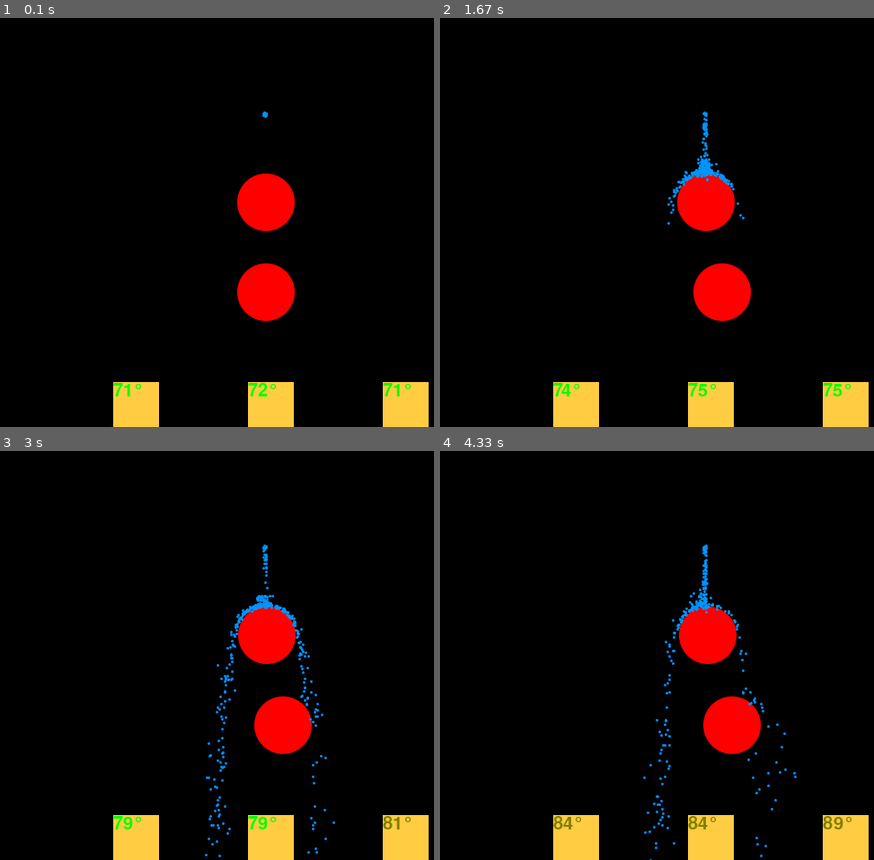
Above: before the commit, frames 1-4 (two rows, left to right).
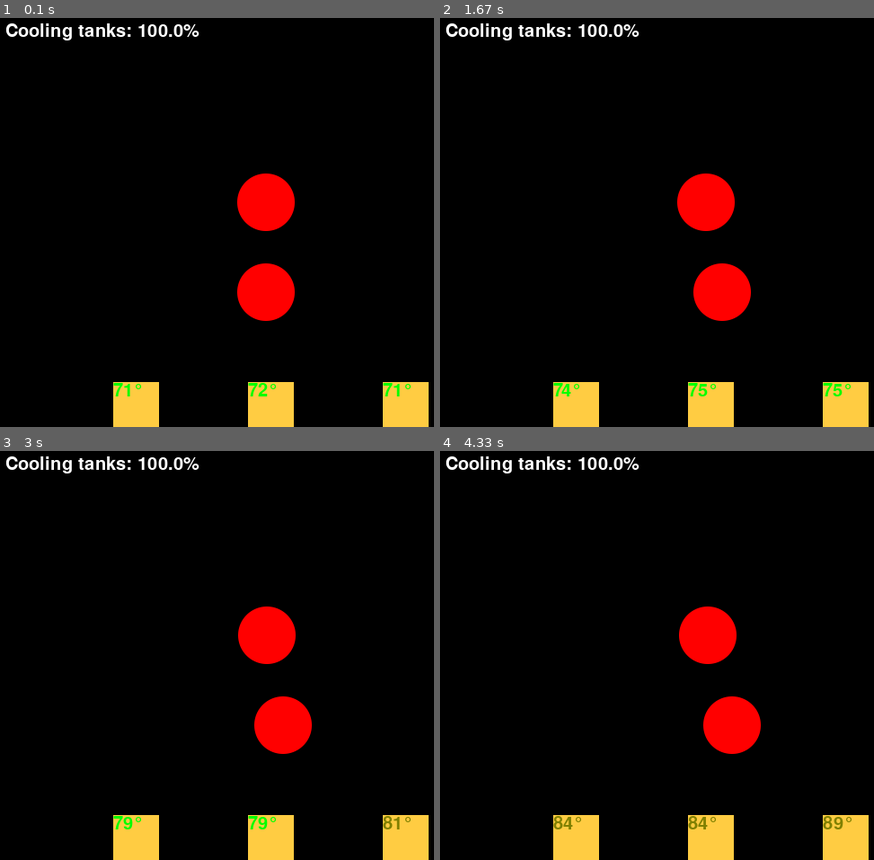
Above: after the commit, the same moments.

Repository: rkibria/Pygame-Community-Easter-Jam-2023
Game: pygame game, started from main.py
Same seed, same stepped clock (60 frames per second), same inputs: the game is played once before the commit and once after it.
Inputs:
- Up to frame 1 (0.1 s): no input
- Up to frame 2 (1.67 s): hold D 0.33-0.8 s; hold D 0.83-1.3 s; hold A from 1.33 s (still down)
- Up to frame 3 (3 s): release A at 1.87 s; hold A 1.9-2.3 s; tap E at 2.05 s; hold D 2.33-2.97 s
- Up to frame 4 (4.33 s): hold A 3-3.47 s; hold D 3.5-3.97 s; tap E at 3.65 s; hold D from 4 s (still down)

The runs differ from the first frame. In frame 1, 0.7% of the frame differs, in the area x 1-62%, y 1-25%; in frame 2, 1.2%; in frame 3, 1.7%, in the area x 1-78%, y 1-100%; in frame 4, 1.5%.

Commit message:
tank state

Diff:
--- a/main.py
+++ b/main.py
@@ -131,8 +131,10 @@
         "font": pg.font.Font(None, 30),
         "min_temp": min_temp,
         "max_temp": max_temp,
-        "temp_per_particle": 0.02,
-        "flow_rate": 0.02,
+        "temp_per_particle": 0.1,
+        "max_flow_rate": 0.02,
+        "reservoir": 1.0,
+        "flow_rate": 0.0,
         "flow_start": (320, 350),
         "target_x_range": (190, 450),
     }
@@ -180,6 +182,10 @@
 
 def draw_targets(surface, game_state, frame):
     font = game_state["font"]
+    if not "reservoir_text" in game_state or frame == 10:
+        game_state["reservoir_text"] = font.render(f"Cooling tanks: {round(game_state['reservoir'] * 100.0, 1)}%", True, (255,255,255))
+    surface.blit(game_state["reservoir_text"], (30, 30))
+
     for target in game_state["targets"]:
         rect = target["rect"]
         dest = (rect[0], SCR_HEIGHT - rect[3])
